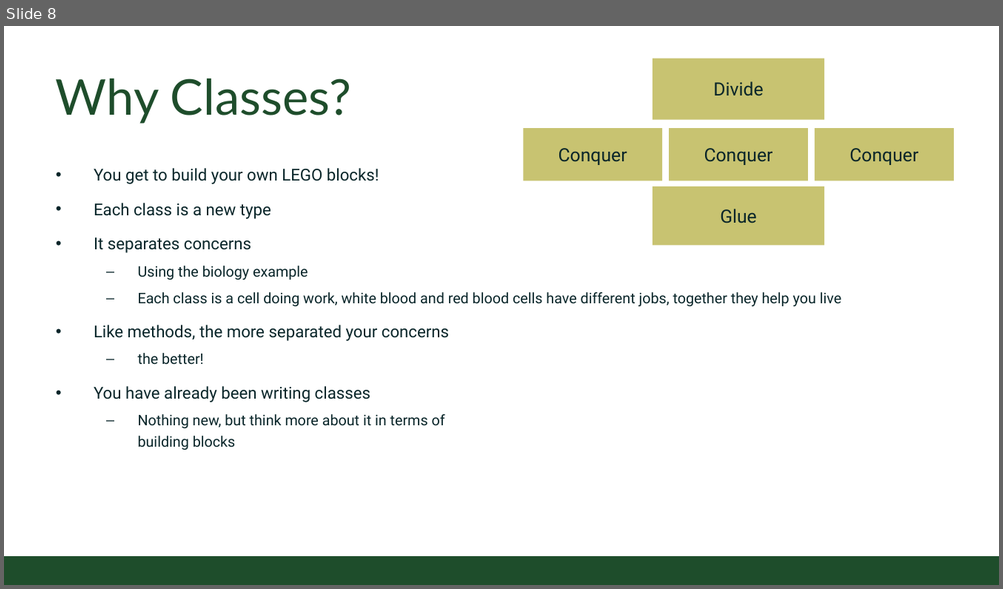
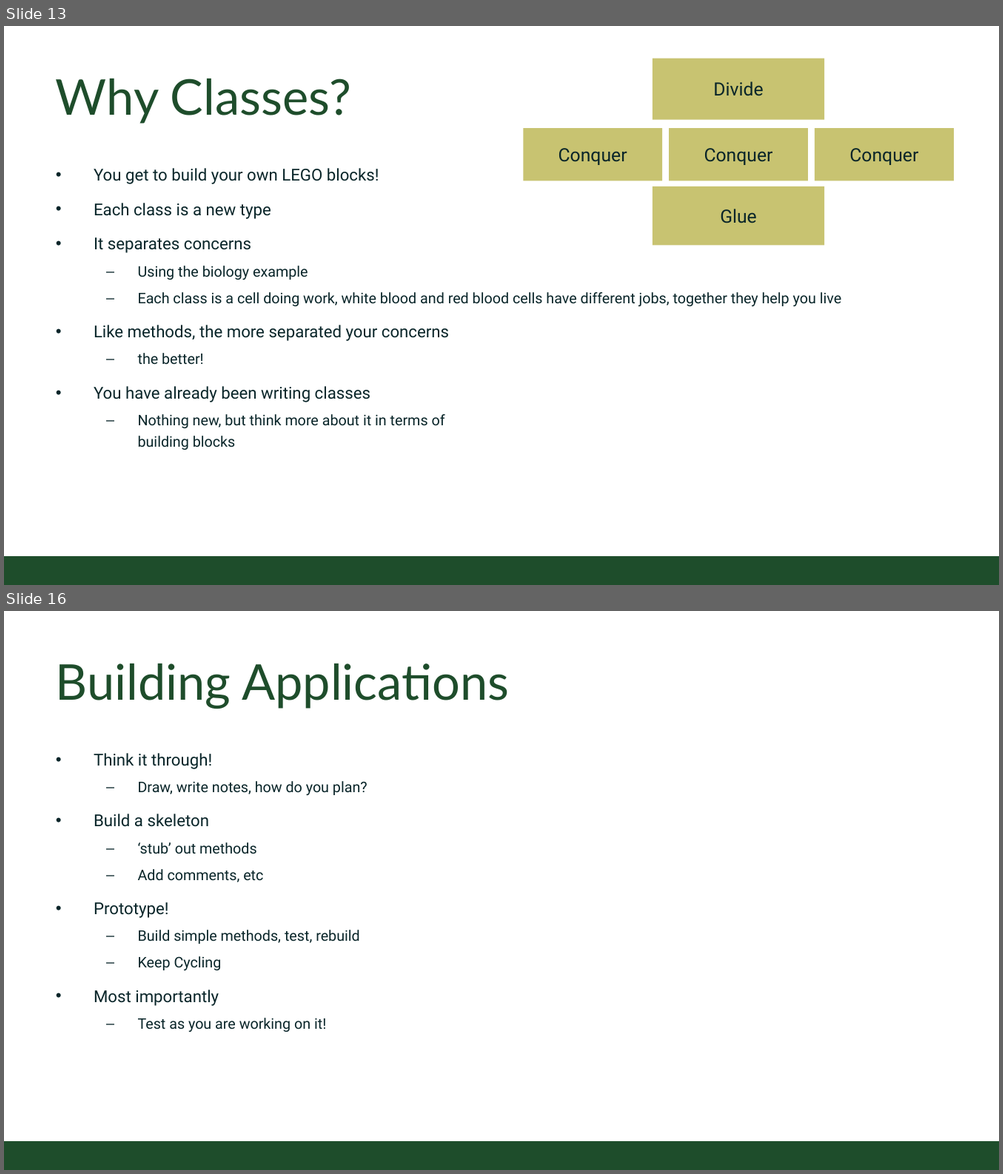
Before and after one commit to CSU-CompSci-CS163-4/Handouts, a slide deck: slides/On-Campus/05_02_Classes.pptx. Shown one above the other, each under a label of ours: slide 8 before the commit, slides 13 and 16 after it; the slides between them are not shown. The pictures are 1003x589 and 1003x1174 pixels, drawn with LibreOffice and Linux fonts; fonts in the diff are those of the drawing; background and template pictures are left out. Boxes give left, top, right and bottom in pixels: in the first picture for what was removed or moved away, otherwise in the second. Text is boxed around its words. In the diff, an @@ line names an element or a change of style, - is before the commit and + after.

```diff
--- a/slides/On-Campus/05_02_Classes.pptx
+++ b/slides/On-Campus/05_02_Classes.pptx
@@ slide 16 added at (x1=4, y1=611, x2=999, y2=1170), background #FFFFFF; not listed: 1 template element that a slide beside it also shows @@
@@ title added at (x1=56, y1=664, x2=509, y2=709), 54 pt, text #1E4D2B @@
+Building Applications
@@ text added at (x1=94, y1=753, x2=367, y2=1033), 16 pt, text #092529 @@
+• Think it through!
+  – Draw, write notes, how do you plan?
+• Build a skeleton
+  – ‘stub’ out methods
+  – Add comments, etc
+• Prototype!
+  – Build simple methods, test, rebuild
+  – Keep Cycling
+• Most importantly
+  – Test as you are working on it!
@@ what was slide 8 is now slide 13 @@
```
Also in this commit, not shown: 2 slides changed, 7 other slides added.
